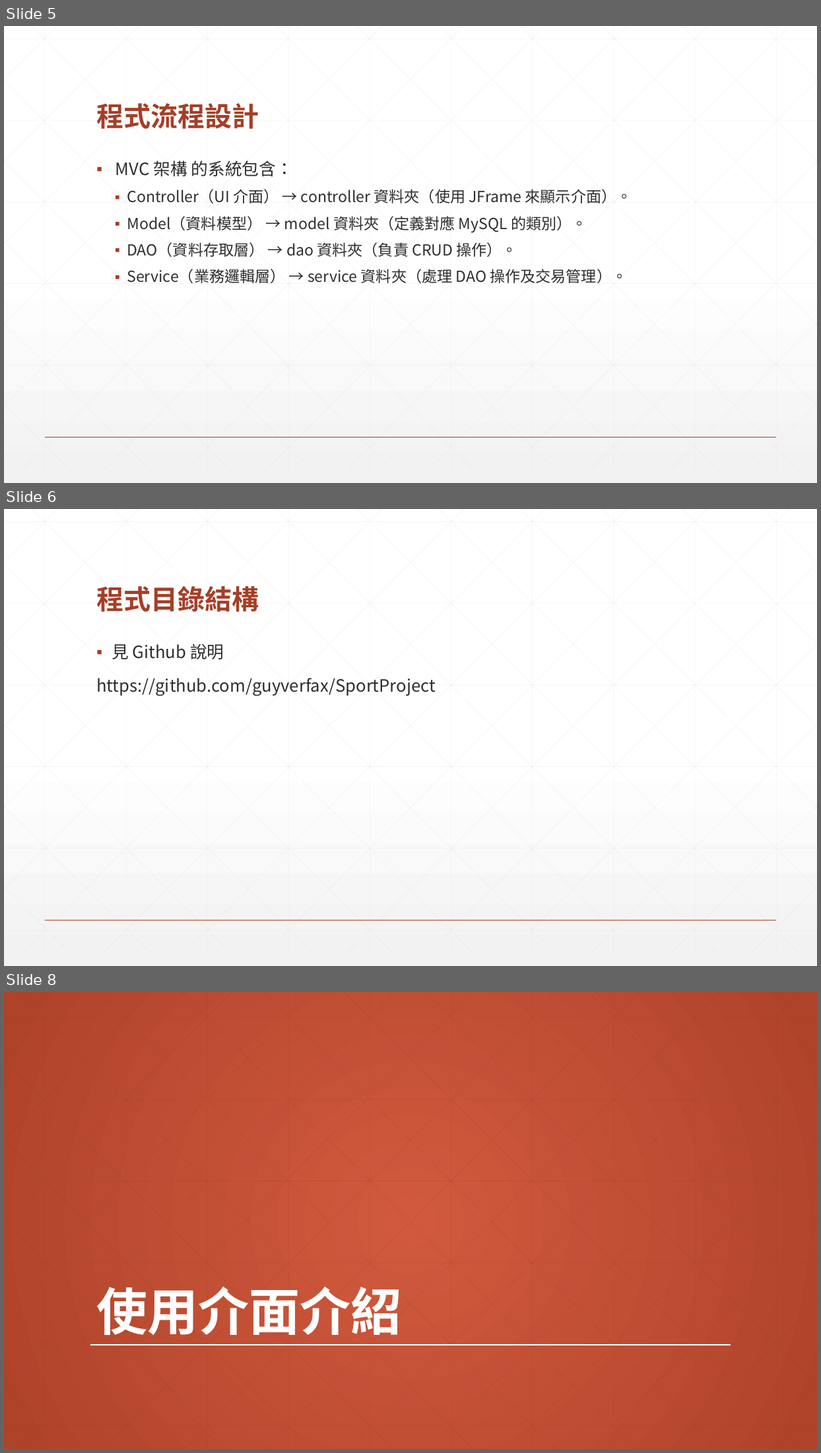
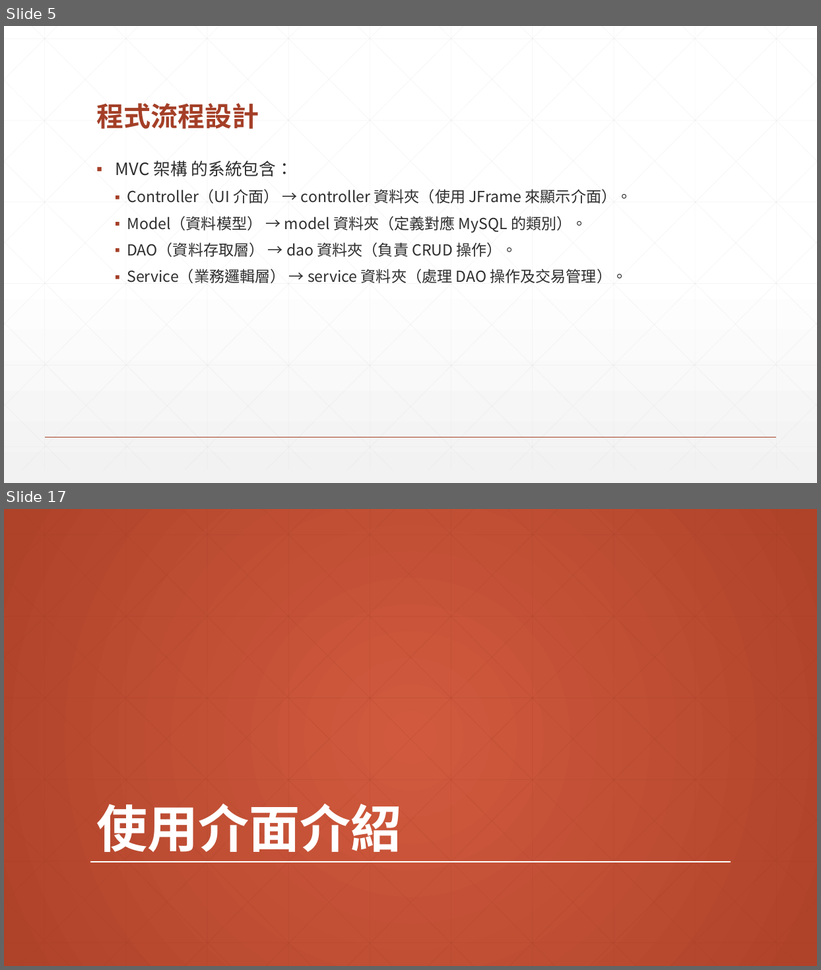
Before and after one commit to guyverfax/SportProject, a slide deck: 作業5-體育用品店訂單和庫存管理系統.pptx. Shown one above the other, each under a label of ours: slides 5, 6 and 8 before the commit, slides 5 and 17 after it; the slides between them are not shown. The pictures are 821x1453 and 821x970 pixels, drawn with LibreOffice and Linux fonts; fonts in the diff are those of the drawing. Boxes give left, top, right and bottom in pixels: in the first picture for what was removed or moved away, otherwise in the second. Text is boxed around its words. In the diff, an @@ line names an element or a change of style, - is before the commit and + after.

```diff
--- a/作業5-體育用品店訂單和庫存管理系統.pptx
+++ b/作業5-體育用品店訂單和庫存管理系統.pptx
@@ slide 6 removed at (x1=4, y1=509, x2=817, y2=966), background gradient #FFFFFF to #F2F2F2; not listed: 47 template elements that a slide beside it also shows @@
@@ title removed at (x1=96, y1=586, x2=259, y2=612) @@
-程式目錄結構
@@ text removed at (x1=96, y1=644, x2=436, y2=696) @@
-▪ 見 Github 說明
-https://github.com/guyverfax/SportProject
@@ what was slide 8 is now slide 17 @@
```
Also in this commit, not shown: 10 slides changed, 27 slides added, 1 other slide removed.
